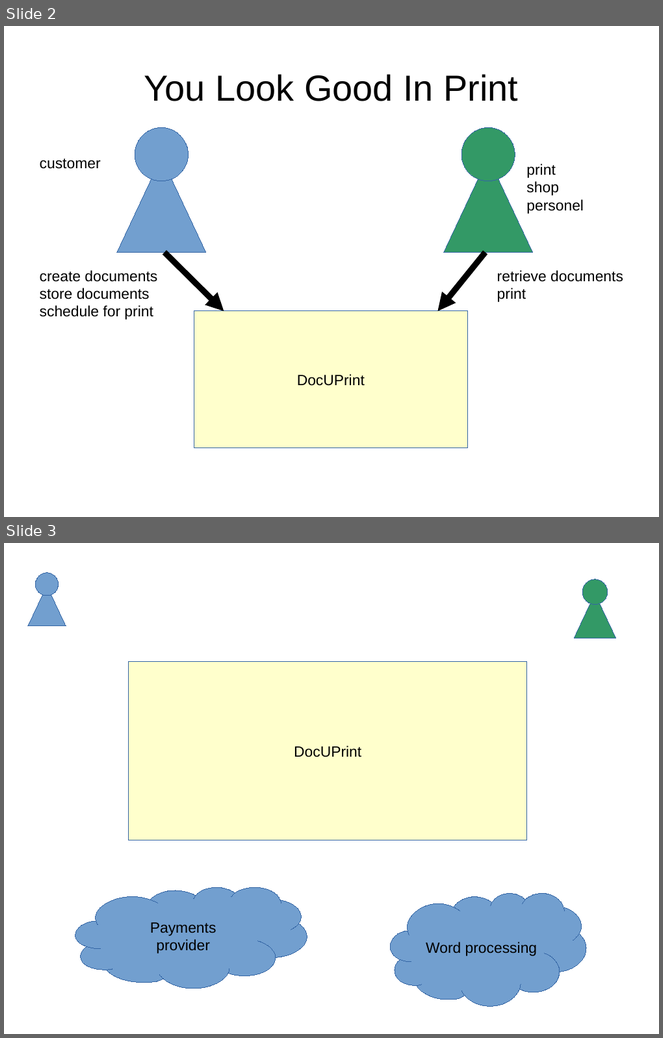
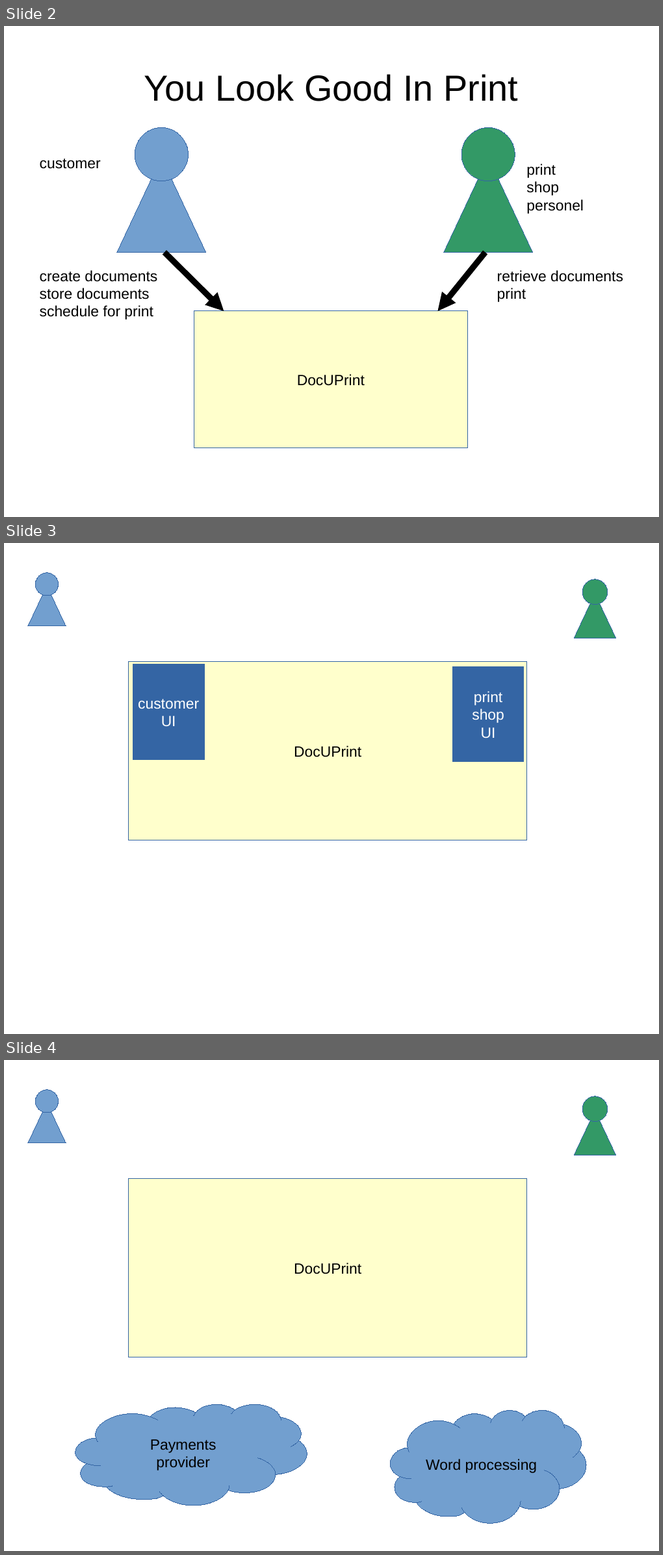
Before and after one commit to p14n/archadr, a slide deck: doc/architecture/presentation/for-management.odp. Shown one above the other, each under a label of ours: slides 2 and 3 before the commit, slides 2, 3 and 4 after it. The pictures are 663x1038 and 663x1555 pixels, drawn with LibreOffice and Linux fonts; fonts in the diff are those of the drawing. Boxes give left, top, right and bottom in pixels: in the first picture for what was removed or moved away, otherwise in the second. Text is boxed around its words. In the diff, an @@ line names an element or a change of style, - is before the commit and + after.

Commit message:
Update mgmt presentation
introduces separate UIs before external integrations,
which leads to a better flow of the presentation

```diff
--- a/doc/architecture/presentation/for-management.odp
+++ b/doc/architecture/presentation/for-management.odp
@@ slide 3 added at (4,543,659,1034), background #FFFFFF @@
@@ ellipse added at (35,573,59,596), fill #729FCF, outline #3465A4 0 pt @@
@@ ellipse added at (582,579,607,604), fill #339966, outline #3465A4 0 pt @@
@@ triangle added at (28,585,66,626), fill #729FCF, outline #3465A4 0 pt @@
@@ triangle added at (574,594,616,638), fill #339966, outline #3465A4 0 pt @@
@@ rectangle added at (129,662,527,840), fill #FFFFCC, outline #3465A4 0 pt, 18 pt, text #000000 @@
+DocUPrint
@@ rectangle added at (133,665,204,759), fill #3465A4, outline #3465A4 0 pt, 18 pt, text #FFFFFF @@
+customer
+UI
@@ rectangle added at (453,667,524,763), fill #3465A4, outline #3465A4 0 pt, 18 pt, text #FFFFFF @@
+print
+shop
+UI
@@ what was slide 3 is now slide 4 @@
```
